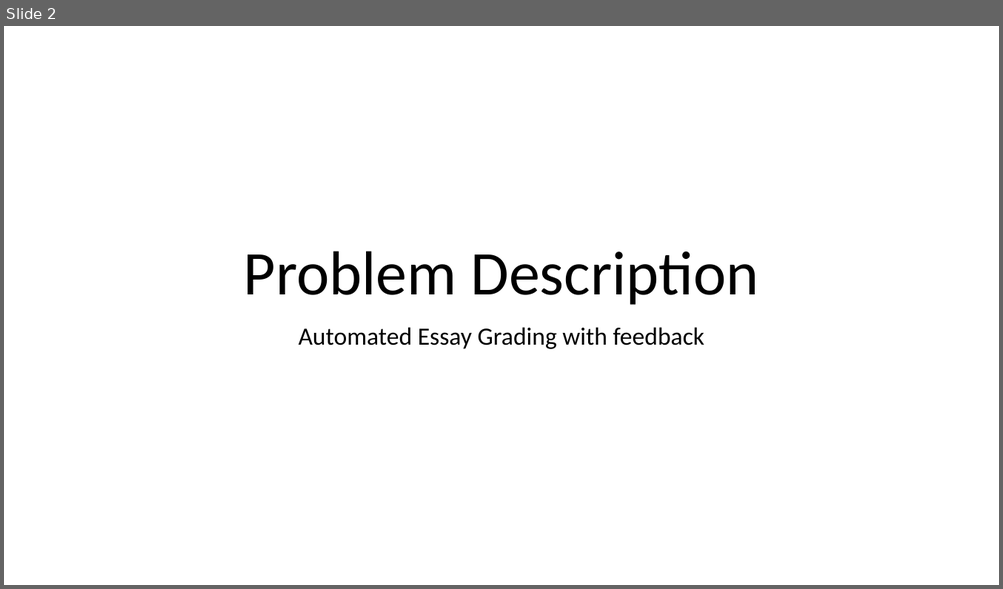
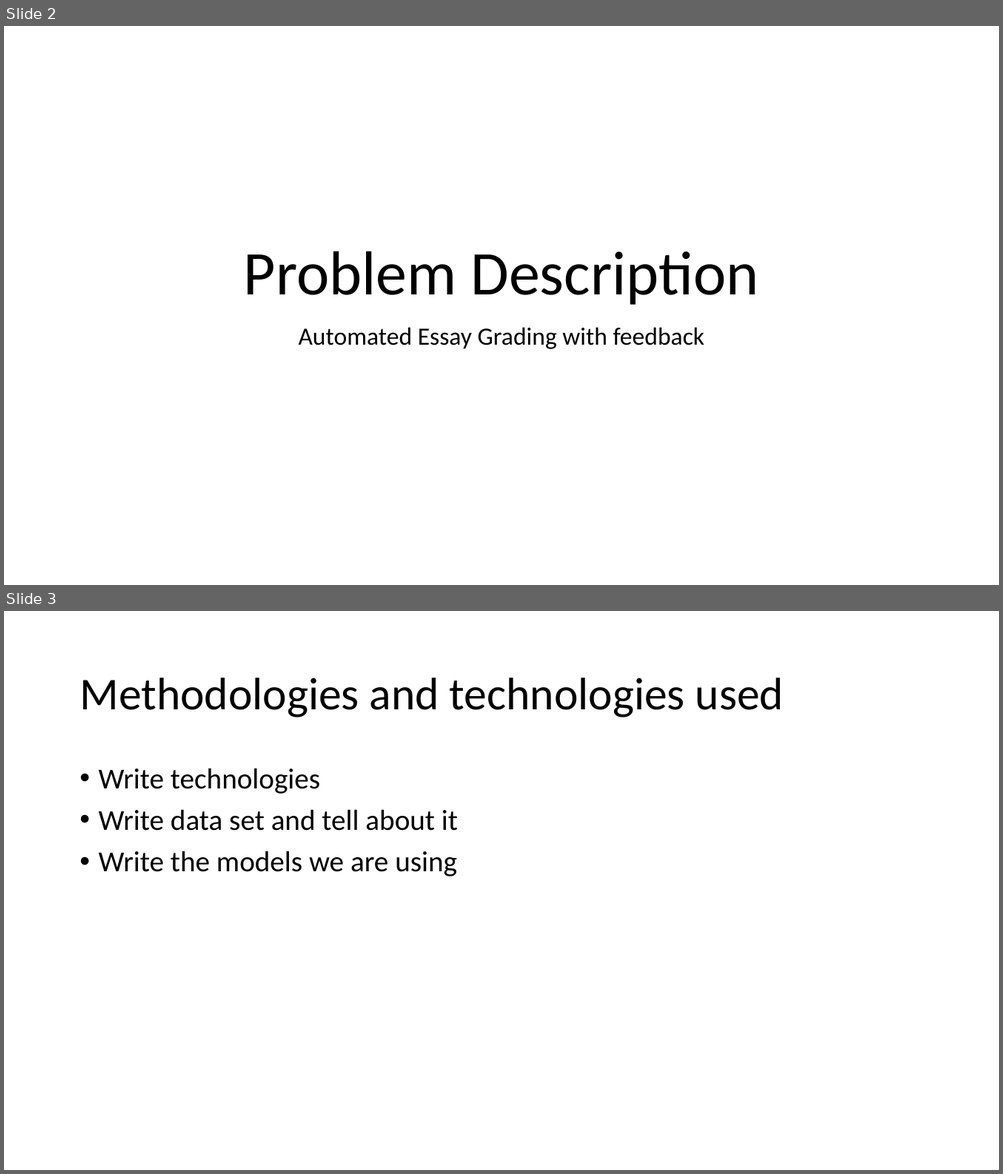
Before and after one commit to Hitesh1912/Smart-Essay-Grader-using-NLP, a slide deck: PPT Docs/PPT.pptx. Shown one above the other, each under a label of ours: slide 2 before the commit, slides 2 and 3 after it. The pictures are 1003x589 and 1003x1174 pixels, drawn with LibreOffice and Linux fonts; fonts in the diff are those of the drawing. Boxes give left, top, right and bottom in pixels: in the first picture for what was removed or moved away, otherwise in the second. Text is boxed around its words. In the diff, an @@ line names an element or a change of style, - is before the commit and + after.

```diff
--- a/PPT Docs/PPT.pptx
+++ b/PPT Docs/PPT.pptx
@@ slide 3 added at (4,611,999,1170), background #FFFFFF @@
@@ title added at (79,678,783,718), 44 pt, text #000000 @@
+Methodologies and technologies used
@@ text added at (99,768,458,877), 28 pt, text #000000 @@
+• Write technologies
+• Write data set and tell about it
+• Write the models we are using
```
Also in this commit, not shown: 1 slide changed, 1 slide removed.
